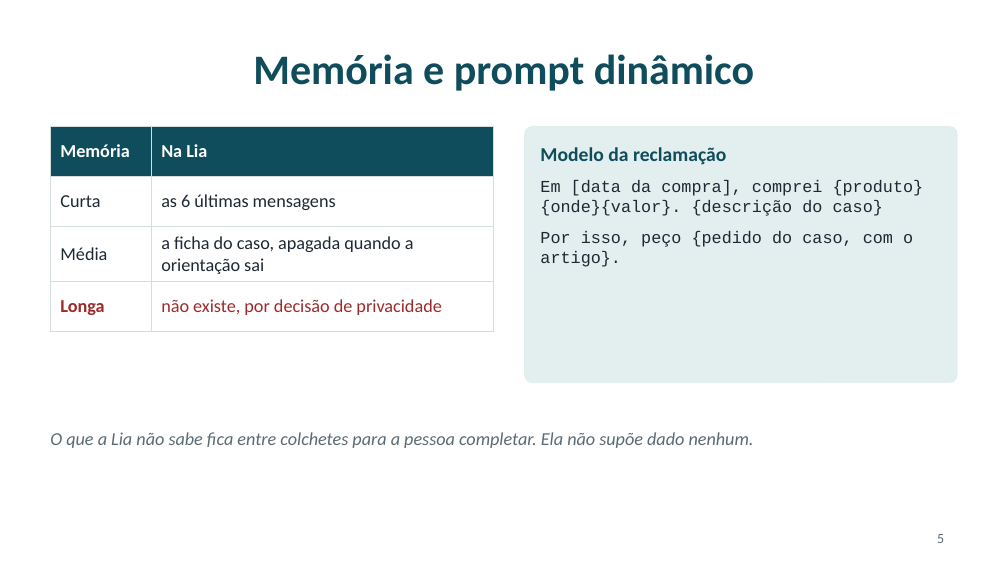
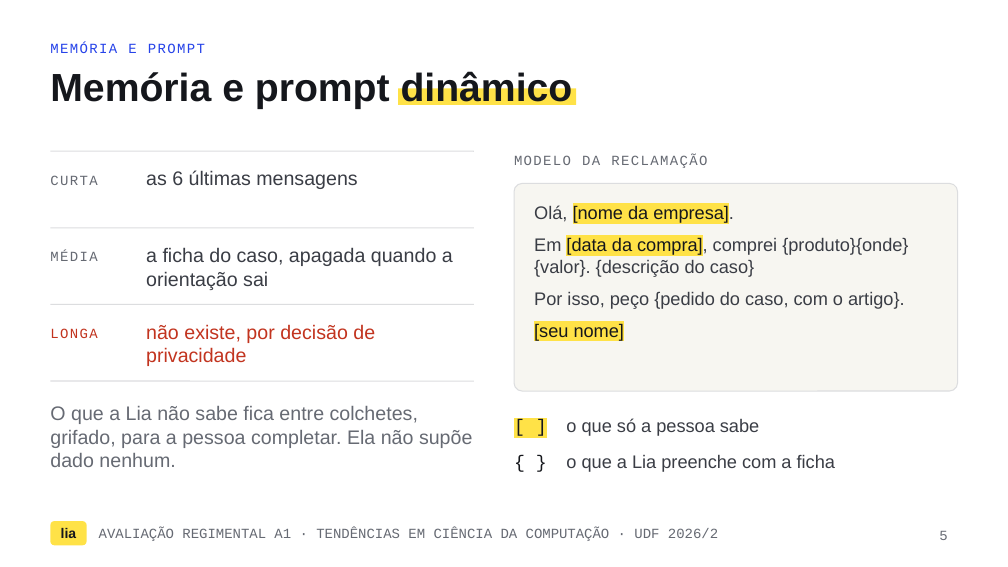
Before and after one commit to BrayanPletsch/Tendencias_CienciaComputacao_2026_2, a slide deck: slide 5 of unidade-4-aplicacoes-e-limitacoes/projeto-assistente-consumidor/slides/apresentacao.pptx. Drawn at 1008x567 pixels with LibreOffice and Linux fonts; fonts in the diff are those of the drawing. Boxes give left, top, right and bottom in pixels: in the first picture for what was removed or moved away, otherwise in the second. Text is boxed around its words. In the diff, an @@ line names an element or a change of style, - is before the commit and + after.

Commit message:
docs: refazer os slides no visual do design system

```diff
--- a/unidade-4-aplicacoes-e-limitacoes/projeto-assistente-consumidor/slides/apresentacao.pptx
+++ b/unidade-4-aplicacoes-e-limitacoes/projeto-assistente-consumidor/slides/apresentacao.pptx
@@ text at bbox=[50, 43, 205, 53]: text changed; size 30 to 10 pt; font Calibri to Courier New; text colour #0F4C5C to #2643E9; bold off @@
-Memória e prompt dinâmico
+MEMÓRIA E PROMPT
@@ title added at bbox=[50, 70, 573, 109], 28 pt, text #15171C, bold @@
+Memória e prompt dinâmico
@@ rectangle added at bbox=[398, 89, 577, 105], fill #FFE247 @@
@@ table removed at bbox=[50, 126, 494, 319], 4 rows, 2 columns @@
-Memória | Na Lia
-Curta | as 6 últimas mensagens
-Média | a ficha do caso, apagada quando a orientação sai
-Longa | não existe, por decisão de privacidade
@@ line added from (50, 151) to (474, 151), #DCDDDF 0.75 pt @@
@@ text added at bbox=[50, 175, 97, 185], 10 pt, text #666A73 @@
+CURTA
@@ text added at bbox=[146, 170, 357, 189], 14 pt, text #3A3D45 @@
+as 6 últimas mensagens
@@ text added at bbox=[514, 155, 707, 168], 10 pt, text #666A73 @@
+MODELO DA RECLAMAÇÃO
@@ rounded rectangle added at bbox=[514, 183, 958, 391], fill #F7F6F1, outline #DCDDDF 0.75 pt @@
@@ text at bbox=[534, 205, 734, 223]: text changed; size 14 to 13 pt; font Calibri to Arial; text colour #0F4C5C to #15171C; bold off @@
-Modelo da reclamação
+Olá, [nome da empresa].
@@ text "Olá, [nome da empresa].": place and size @@
-text "Olá, [nome da empresa]." at bbox=[524, 126, 958, 383]
+text "Olá, [nome da empresa]." at bbox=[534, 205, 908, 341]
@@ text "Olá, [nome da empresa]." at bbox=[534, 205, 908, 341]: fill #E3EEEE to none @@
@@ line added from (50, 228) to (474, 228), #DCDDDF 0.75 pt @@
@@ text at bbox=[534, 237, 908, 309]: size 12 to 13 pt, font Courier New to Arial in "Em [data da compra], comprei {produto}{onde}{valor}. {descri ...", "Por isso, peço {pedido do caso, com ..."; text colour #1F2933 to #3A3D45 in "Em compra], comprei {produto}{onde}{valor}. {descrição do ca ...", "Por isso, peço {pedido do caso, com ..."; text colour #1F2933 to #15171C, highlight none to #FFE247 in "[data da compra]," @@
@@ text added at bbox=[50, 251, 97, 261], 10 pt, text #666A73 @@
+MÉDIA
@@ text added at bbox=[146, 247, 453, 290], 14 pt, text #3A3D45 @@
+a ficha do caso, apagada quando a orientação sai
@@ line added from (50, 304) to (474, 304), #DCDDDF 0.75 pt @@
@@ text added at bbox=[50, 328, 97, 338], 10 pt, text #C2341F @@
+LONGA
@@ text added at bbox=[146, 324, 375, 366], 14 pt, text #C2341F @@
+não existe, por decisão de privacidade
@@ text at bbox=[534, 323, 624, 341]: paragraph added @@
+[seu nome]
@@ line added from (50, 381) to (474, 381), #DCDDDF 0.75 pt @@
@@ text at bbox=[50, 406, 472, 467]: text changed; size 13 to 14 pt; font Calibri to Arial; text colour #5C6B73 to #666A73; italic off @@
-O que a Lia não sabe fica entre colchetes para a pessoa completar. Ela não supõe dado nenhum.
+O que a Lia não sabe fica entre colchetes, grifado, para a pessoa completar. Ela não supõe dado nenhum.
@@ text "O que a Lia não ..." at bbox=[50, 406, 472, 467]: vertical alignment middle to top @@
@@ text added at bbox=[514, 411, 564, 439], 13 pt, text #15171C @@
+[ ]
@@ text added at bbox=[566, 418, 759, 436], 13 pt, text #3A3D45 @@
+o que só a pessoa sabe
@@ text added at bbox=[514, 448, 564, 476], 13 pt, text #15171C @@
+{ }
@@ text added at bbox=[566, 454, 835, 472], 13 pt, text #3A3D45 @@
+o que a Lia preenche com a ficha
@@ rounded rectangle added at bbox=[50, 521, 87, 545], fill #FFE247, 10 pt, text #15171C, bold @@
+lia
@@ text added at bbox=[99, 528, 718, 541], 10 pt, text #666A73 @@
+AVALIAÇÃO REGIMENTAL A1 · TENDÊNCIAS EM CIÊNCIA DA COMPUTAÇÃO · UDF 2026/2
@@ page number at bbox=[939, 531, 947, 540]: font Calibri to Courier New, text colour #5C6B73 to #666A73; alignment left to right @@
```
Also in this commit, not shown: 10 other slides changed.
